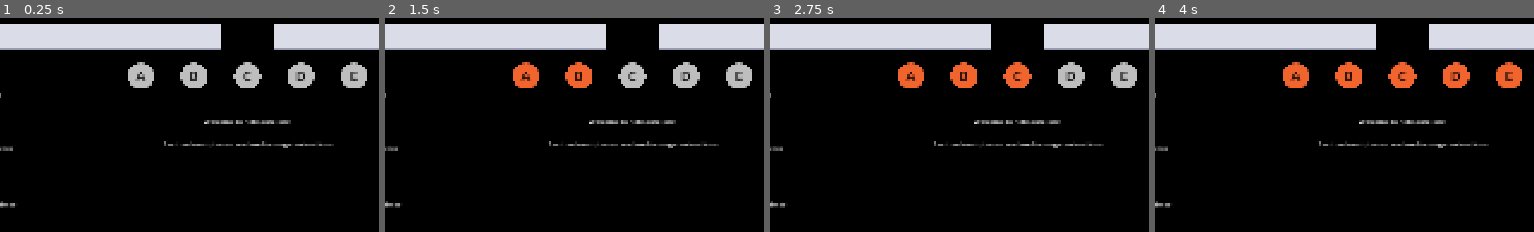
Above: before the commit, frames 1-4 (left to right).
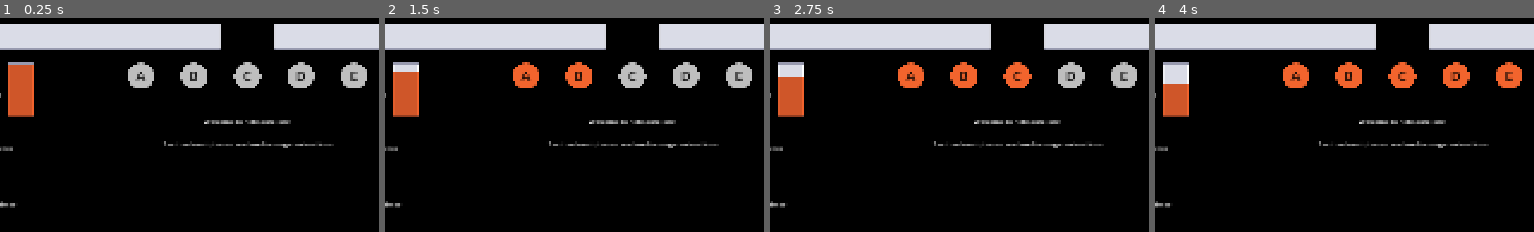
Above: after the commit, the same moments.

Repository: matthew-cavener/neb-control-score-calculator
Game: Godot game, scene res://scenes/main.tscn
Same seed, same stepped clock (60 frames per second), same inputs: the game is played once before the commit and once after it.
Inputs:
- Up to frame 1 (0.25 s): no input
- Up to frame 2 (1.5 s): click "A" at 0.5 s; click "B" at 1.25 s
- Up to frame 3 (2.75 s): click "C" at 2 s
- Up to frame 4 (4 s): click "D" at 2.75 s; click "E" at 3.5 s
The pictures show only the part of the screen within x 17-67%, y 0-50%; the shares and areas given below are measured in that part.

The runs differ from the first frame. In frame 1, 1.8% of the frame differs, in the area x 2-9%, y 20-47%; in frame 2, 1.8%; in frame 3, 1.8%; in frame 4, 1.8%.

Commit message:
add timer bar, refactor timer and button code

Diff:
--- a/godot/Events.gd
+++ b/godot/Events.gd
@@ -1,3 +1,8 @@
 extends Node
 
-signal _on_control_point_pressed(control_point: TextureButton)
+
+signal sync_timer_tick_score_button_pressed
+signal manual_score_tick_button_pressed
+signal timer_reset_button_pressed
+signal control_point_pressed(control_point: TextureButton)
+signal score_timer_timeout
--- a/godot/assets/kenney_ui-pack-space-expansion/Vector/Blue/bar_square_large_m.svg
+++ /dev/null
@@ -1,8 +0,0 @@
-<svg width="24" height="24" xmlns="http://www.w3.org/2000/svg" xmlns:xlink="http://www.w3.org/1999/xlink">
-  <defs/>
-  <g>
-    <path stroke="none" fill="#167DA8" d="M24 2 L0 2 0 0 24 0 24 2 M24 22 L24 24 0 24 0 22 24 22"/>
-    <path stroke="none" fill="#36BDF7" d="M24 22 L0 22 0 20 24 20 24 22 M24 2 L24 4 0 4 0 2 24 2"/>
-    <path stroke="none" fill="#1C9FD7" d="M0 4 L24 4 24 20 0 20 0 4"/>
-  </g>
-</svg>
--- a/godot/assets/kenney_ui-pack-space-expansion/Vector/Grey/bar_square_large_m.svg
+++ /dev/null
@@ -1,8 +0,0 @@
-<svg width="24" height="24" xmlns="http://www.w3.org/2000/svg" xmlns:xlink="http://www.w3.org/1999/xlink">
-  <defs/>
-  <g>
-    <path stroke="none" fill="#989AAF" d="M24 2 L0 2 0 0 24 0 24 2 M24 22 L24 24 0 24 0 22 24 22"/>
-    <path stroke="none" fill="#FFFFFF" d="M24 22 L0 22 0 20 24 20 24 22 M24 2 L24 4 0 4 0 2 24 2"/>
-    <path stroke="none" fill="#DADCE7" d="M0 4 L24 4 24 20 0 20 0 4"/>
-  </g>
-</svg>
--- /dev/null
+++ b/godot/assets/kenney_ui-pack-space-expansion/Vector/Grey/bar_square_large_square.svg
@@ -0,0 +1,8 @@
+<svg width="24" height="24" xmlns="http://www.w3.org/2000/svg" xmlns:xlink="http://www.w3.org/1999/xlink">
+  <defs/>
+  <g>
+    <path stroke="none" fill="#989AAF" d="M4 0 L20 0 Q24 0 24 4 L24 20 Q24 24 20 24 L4 24 Q0 24 0 20 L0 4 Q0 0 4 0 M20 2 L4 2 Q2 2 2 4 L2 20 Q2 22 4 22 L20 22 Q22 22 22 20 L22 4 Q22 2 20 2"/>
+    <path stroke="none" fill="#FFFFFF" d="M20 2 Q22 2 22 4 L22 20 Q22 22 20 22 L4 22 Q2 22 2 20 L2 4 Q2 2 4 2 L20 2 M4 4 L4 20 20 20 20 4 4 4"/>
+    <path stroke="none" fill="#DADCE7" d="M4 4 L20 4 20 20 4 20 4 4"/>
+  </g>
+</svg>
--- a/godot/assets/kenney_ui-pack-space-expansion/Vector/Red/bar_square_large_m.svg
+++ /dev/null
@@ -1,8 +0,0 @@
-<svg width="24" height="24" xmlns="http://www.w3.org/2000/svg" xmlns:xlink="http://www.w3.org/1999/xlink">
-  <defs/>
-  <g>
-    <path stroke="none" fill="#CD0B2A" d="M24 2 L0 2 0 0 24 0 24 2 M24 22 L24 24 0 24 0 22 24 22"/>
-    <path stroke="none" fill="#FF627B" d="M24 22 L0 22 0 20 24 20 24 22 M24 2 L24 4 0 4 0 2 24 2"/>
-    <path stroke="none" fill="#EE2747" d="M0 4 L24 4 24 20 0 20 0 4"/>
-  </g>
-</svg>
--- a/godot/project.godot
+++ b/godot/project.godot
@@ -17,6 +17,7 @@
 [autoload]
 
 Events="*res://Events.gd"
+Constants="*res://shared/constants.gd"
 
 [display]
 
--- a/godot/scenes/control_point.gd
+++ b/godot/scenes/control_point.gd
@@ -5,24 +5,21 @@
 @export var point_name = "A"
 @export var controlled_by = ControlledByTeam.NONE
 
-var red_rgb = Color(242.0/255.0, 100.0/255.0, 45.0/255.0, 1.0)
-var blue_rgb = Color(66.0/255.0, 93.0/255.0, 129.0/255.0, 1.0)
-
 func _ready() -> void:
     modulate = Color.GRAY
     add_to_group("neutral_point")
     $ControlPointLabel.text = point_name
 
 func _on_control_point_pressed() -> void:
-    Events.emit_signal("_on_control_point_pressed", self)
+    Events.emit_signal("control_point_pressed", self)
     match controlled_by:
         ControlledByTeam.NONE:
             controlled_by = ControlledByTeam.RED
-            self.modulate = red_rgb
+            self.modulate = Constants.RED_RGB
             add_to_group("red_point")
         ControlledByTeam.RED:
             controlled_by = ControlledByTeam.BLUE
-            self.modulate = blue_rgb
+            self.modulate = Constants.BLUE_RGB
             remove_from_group("red_point")
             add_to_group("blue_point")
         ControlledByTeam.BLUE:
--- a/godot/scenes/main.gd
+++ b/godot/scenes/main.gd
@@ -1,12 +1,6 @@
 extends Node2D
 
 
-const SCORE_TIMER_INTERVAL = 10.0
-const SCORE_PER_CAP_POINT = 2
-const CAPTURE_POINTS = 5
-
-
-var score_timer: Timer
 var projected_loser: String = ""
 var loser_caps_needed: int = 0
 var time_to_red_victory: float = 999999
@@ -27,12 +21,7 @@
 func _ready() -> void:
     $BlueTeamScore.text = str(0)
     $RedTeamScore.text = str(0)
-    score_timer = Timer.new()
-    score_timer.wait_time = SCORE_TIMER_INTERVAL
-    score_timer.one_shot = false
-    score_timer.timeout.connect(_on_score_timer_timeout)
-    add_child(score_timer)
-    score_timer.start()
+    Events.connect("score_timer_timeout", _on_score_timer_timeout)
 
 
 func calculate_score() -> void:
@@ -42,8 +31,8 @@
     var neutral_caps = get_tree().get_nodes_in_group("neutral_point")
     var red_score = int($RedTeamScore.text)
     var blue_score = int($BlueTeamScore.text)
-    red_score += SCORE_PER_CAP_POINT * red_caps.size()
-    blue_score += SCORE_PER_CAP_POINT * blue_caps.size()
+    red_score += Constants.SCORE_PER_CAP_POINT * red_caps.size()
+    blue_score += Constants.SCORE_PER_CAP_POINT * blue_caps.size()
 
     $RedTeamScore.text = str(red_score)
     $ProgressBarRed.texture_bar_fill_fraction = red_score / score_limit
@@ -54,7 +43,7 @@
     points_to_red_victory = score_limit - red_score
     points_to_blue_victory = score_limit - blue_score
 
-    for number_of_caps in range(1, CAPTURE_POINTS + 1):
+    for number_of_caps in range(1, Constants.CAPTURE_POINTS + 1):
         red_time_to_win = calculate_time_to_win(points_to_red_victory, number_of_caps)
         blue_time_to_win = calculate_time_to_win(points_to_blue_victory, number_of_caps)
         red_times_to_win[number_of_caps] = (red_time_to_win)
@@ -78,11 +67,11 @@
         loser_caps_needed = blue_caps_needed
 
     for key in red_times_to_win.keys():
-        if blue_times_to_win.has(CAPTURE_POINTS - key) and red_times_to_win[key] < blue_times_to_win[CAPTURE_POINTS - key]:
+        if blue_times_to_win.has(Constants.CAPTURE_POINTS - key) and red_times_to_win[key] < blue_times_to_win[Constants.CAPTURE_POINTS - key]:
             red_caps_needed = key
             break
     for key in blue_times_to_win.keys():
-        if red_times_to_win.has(CAPTURE_POINTS - key) and blue_times_to_win[key] < red_times_to_win[CAPTURE_POINTS - key]:
+        if red_times_to_win.has(Constants.CAPTURE_POINTS - key) and blue_times_to_win[key] < red_times_to_win[Constants.CAPTURE_POINTS - key]:
             blue_caps_needed = key
             break
 
@@ -114,8 +103,13 @@
 
 
 func calculate_time_to_win(points_to_victory: int, caps: int) -> float:
-    return (points_to_victory * SCORE_TIMER_INTERVAL) / (caps * SCORE_PER_CAP_POINT)
+    return (points_to_victory * Constants.SCORE_TIMER_INTERVAL) / (caps * Constants.SCORE_PER_CAP_POINT)
 
+# https://discord.com/channels/1091469366371029025/1091469367323152386/1353191485893246976
+# anyways can't you just solve 3(1000-x-x't)=2(1000-y-y't) for t, where x is the current points of the losing team, x' is the rate of points increase for the losing team, y/y' are the same for the winning team, and t represents time?
+# 1000-x-x't calculates the remaining score that team x needs to win at time t, and you need a 4:1 lead to win once the ratio of your remaining score to the enemy's remaining score becomes greater than 3:2
+# you also have to offset t by a minute since capturing an objective is not instantaneous, but im sure you can figure that part out
+# -- Lobster
 
 func calculate_time_before_extra_cap_needed(
     projected_loser: String,
@@ -127,9 +121,9 @@
     blue_caps_size: int
     ) -> float:
     if projected_loser == "Red":
-        return (blue_times_to_win[CAPTURE_POINTS - red_caps_needed] - red_times_to_win[red_caps_needed]) / ((SCORE_PER_CAP_POINT * 0.8) / red_caps_size)
+        return (blue_times_to_win[Constants.CAPTURE_POINTS - red_caps_needed] - red_times_to_win[red_caps_needed]) / ((Constants.SCORE_PER_CAP_POINT * 0.8) / red_caps_size)
     else:
-        return (red_times_to_win[CAPTURE_POINTS - blue_caps_needed] - blue_times_to_win[blue_caps_needed]) / ((SCORE_PER_CAP_POINT * 0.8) / blue_caps_size)
+        return (red_times_to_win[Constants.CAPTURE_POINTS - blue_caps_needed] - blue_times_to_win[blue_caps_needed]) / ((Constants.SCORE_PER_CAP_POINT * 0.8) / blue_caps_size)
 
 
 func convert_seconds_to_minutes_seconds(seconds: int) -> String:
@@ -138,26 +132,24 @@
     return str(minutes).pad_zeros(2) + ":" + str(remaining_seconds).pad_zeros(2)
 
 
+func format_times_to_win(times_to_win: Dictionary) -> String:
+    var formatted_string = ""
+    for key in times_to_win.keys():
+        formatted_string += "Caps: " + str(key) + " - Time: " + str(times_to_win[key]) + "\n"
+    return formatted_string
+
+
 func _on_score_timer_timeout() -> void:
-    print("score_timer timeout, calculating score")
     calculate_score()
 
 
 func _on_sync_timer_tick_score_button_pressed() -> void:
-    calculate_score()
-    score_timer.start()
-
-
-func _on_timer_reset_button_pressed() -> void:
-    score_timer.start()
+    Events.emit_signal("sync_timer_tick_score_button_pressed")
 
 
 func _on_manual_score_tick_button_pressed() -> void:
     calculate_score()
 
 
-func format_times_to_win(times_to_win: Dictionary) -> String:
-    var formatted_string = ""
-    for key in times_to_win.keys():
-        formatted_string += "Caps: " + str(key) + " - Time: " + str(times_to_win[key]) + "\n"
-    return formatted_string
+func _on_timer_reset_button_pressed() -> void:
+    Events.emit_signal("timer_reset_button_pressed")
--- a/godot/scenes/main.tscn
+++ b/godot/scenes/main.tscn
@@ -1,8 +1,9 @@
-[gd_scene load_steps=6 format=3 uid="uid://b0oikmo6jwhk5"]
+[gd_scene load_steps=7 format=3 uid="uid://b0oikmo6jwhk5"]
 
 [ext_resource type="PackedScene" uid="uid://kxq5qoceby11" path="res://scenes/control_point_bar.tscn" id="1_mxuch"]
 [ext_resource type="Script" uid="uid://cu045jqh1suqn" path="res://scenes/main.gd" id="1_rdj1o"]
 [ext_resource type="PackedScene" uid="uid://cu235283v7n2w" path="res://scenes/progress_bar.tscn" id="2_812s5"]
+[ext_resource type="PackedScene" uid="uid://ynkomokhdk67" path="res://scenes/timer_bar.tscn" id="2_tefeu"]
 [ext_resource type="Texture2D" uid="uid://bohay0jyb647v" path="res://assets/kenney_ui-pack-space-expansion/button_square_depth.svg" id="5_n5yif"]
 [ext_resource type="Texture2D" uid="uid://dv8xbwp2jtnwd" path="res://assets/kenney_ui-pack-space-expansion/panel_square_screws.svg" id="6_ijc56"]
 
@@ -13,6 +14,9 @@
 offset_right = 1920.0
 offset_bottom = 1080.0
 color = Color(0, 0, 0, 1)
+
+[node name="TimerBar" parent="." instance=ExtResource("2_tefeu")]
+position = Vector2(384, 128)
 
 [node name="TimeRemainingLineEdit" type="LineEdit" parent="."]
 visible = false
--- a/godot/scenes/progress_bar.gd
+++ b/godot/scenes/progress_bar.gd
@@ -1,23 +1,18 @@
 extends Node2D
 
-enum ColorOptions { RED, BLUE }
-
-@export var color = ColorOptions.RED
+@export var color = Constants.ColorOptions.RED
 @export var texture_bar_fill_fraction: float = 0.0
 
 @onready var texture_bar = $ProgressBarTextures
 
-var red_texture = load("res://assets/kenney_ui-pack-space-expansion/Vector/Red/bar_square_large_m.svg")
-var blue_texture = load("res://assets/kenney_ui-pack-space-expansion/Vector/Blue/bar_square_large_m.svg")
-
 func _ready() -> void:
     texture_bar.value = 0
     match color:
-        ColorOptions.RED:
-            texture_bar.texture_progress = red_texture
+        Constants.ColorOptions.RED:
+            texture_bar.tint_progress = Constants.RED_RGB
             texture_bar.fill_mode = texture_bar.FILL_LEFT_TO_RIGHT
-        ColorOptions.BLUE:
-            texture_bar.texture_progress = blue_texture
+        Constants.ColorOptions.BLUE:
+            texture_bar.tint_progress = Constants.BLUE_RGB
             texture_bar.fill_mode = texture_bar.FILL_RIGHT_TO_LEFT
 
 func _process(delta: float) -> void:
--- a/godot/scenes/progress_bar.tscn
+++ b/godot/scenes/progress_bar.tscn
@@ -1,8 +1,7 @@
-[gd_scene load_steps=4 format=3 uid="uid://cu235283v7n2w"]
+[gd_scene load_steps=3 format=3 uid="uid://cu235283v7n2w"]
 
 [ext_resource type="Script" uid="uid://ds7ffpum06foy" path="res://scenes/progress_bar.gd" id="1_tdb1i"]
-[ext_resource type="Texture2D" uid="uid://h6312v3bo8m6" path="res://assets/kenney_ui-pack-space-expansion/Vector/Grey/bar_square_large_m.svg" id="2_ojb0v"]
-[ext_resource type="Texture2D" uid="uid://cxwe1lc6r8le8" path="res://assets/kenney_ui-pack-space-expansion/Vector/Red/bar_square_large_m.svg" id="3_8njky"]
+[ext_resource type="Texture2D" uid="uid://c6wpgf3cobxg2" path="res://assets/kenney_ui-pack-space-expansion/Vector/Grey/bar_square_large_square.svg" id="2_8un81"]
 
 [node name="ProgressBar" type="Node2D"]
 script = ExtResource("1_tdb1i")
@@ -14,11 +13,13 @@
 offset_right = 640.0
 offset_bottom = 64.0
 grow_vertical = 2
+step = 0.0
 value = 38.0
 nine_patch_stretch = true
-stretch_margin_left = 12
-stretch_margin_top = 6
-stretch_margin_right = 12
-stretch_margin_bottom = 6
-texture_under = ExtResource("2_ojb0v")
-texture_progress = ExtResource("3_8njky")
+stretch_margin_left = 5
+stretch_margin_top = 5
+stretch_margin_right = 5
+stretch_margin_bottom = 5
+texture_under = ExtResource("2_8un81")
+texture_progress = ExtResource("2_8un81")
+tint_progress = Color(0.94902, 0.392157, 0.176471, 1)
--- /dev/null
+++ b/godot/scenes/timer_bar.gd
@@ -0,0 +1,31 @@
+extends Node2D
+
+@export var color = Constants.ColorOptions.RED
+@onready var progress_bar = $TextureProgressBar
+
+var score_tick_timer: Timer
+var timer_duration: float = Constants.SCORE_TIMER_INTERVAL
+
+func _ready():
+    Events.connect("sync_timer_tick_score_button_pressed", _on_sync_timer_tick_score_button_pressed)
+    Events.connect("timer_reset_button_pressed", _on_timer_reset_button_pressed)
+    score_tick_timer = Timer.new()
+    score_tick_timer.wait_time = timer_duration
+    score_tick_timer.one_shot = false
+    score_tick_timer.timeout.connect(func():
+        Events.emit_signal("score_timer_timeout")
+    )
+    add_child(score_tick_timer)
+    score_tick_timer.start()
+
+func _process(delta: float) -> void:
+    if not score_tick_timer.is_stopped():
+        var remaining_fraction = score_tick_timer.time_left / timer_duration
+        progress_bar.value = remaining_fraction * progress_bar.max_value
+
+func _on_sync_timer_tick_score_button_pressed() -> void:
+    Events.emit_signal("score_timer_timeout")
+    score_tick_timer.start()
+
+func _on_timer_reset_button_pressed() -> void:
+    score_tick_timer.start()
--- /dev/null
+++ b/godot/scenes/timer_bar.tscn
@@ -0,0 +1,22 @@
+[gd_scene load_steps=3 format=3 uid="uid://ynkomokhdk67"]
+
+[ext_resource type="Script" uid="uid://dmosvmcu55rie" path="res://scenes/timer_bar.gd" id="1_bv3jy"]
+[ext_resource type="Texture2D" uid="uid://c6wpgf3cobxg2" path="res://assets/kenney_ui-pack-space-expansion/Vector/Grey/bar_square_large_square.svg" id="2_y3b4w"]
+
+[node name="TimerBar" type="Node2D"]
+script = ExtResource("1_bv3jy")
+
+[node name="TextureProgressBar" type="TextureProgressBar" parent="."]
+offset_right = 64.0
+offset_bottom = 128.0
+step = 0.0
+value = 30.0
+fill_mode = 3
+nine_patch_stretch = true
+stretch_margin_left = 5
+stretch_margin_top = 5
+stretch_margin_right = 5
+stretch_margin_bottom = 5
+texture_under = ExtResource("2_y3b4w")
+texture_progress = ExtResource("2_y3b4w")
+tint_progress = Color(0.94902, 0.392157, 0.176471, 1)
--- /dev/null
+++ b/godot/shared/constants.gd
@@ -0,0 +1,10 @@
+extends Node
+
+enum ColorOptions { RED, BLUE }
+
+const SCORE_TIMER_INTERVAL = 10.0
+const SCORE_PER_CAP_POINT = 2
+const CAPTURE_POINTS = 5
+
+const RED_RGB = Color(242.0 / 255.0, 100.0 / 255.0, 45.0 / 255.0, 1.0)
+const BLUE_RGB = Color(66.0 / 255.0, 93.0 / 255.0, 129.0 / 255.0, 1.0)
Not shown, removed: godot/assets/kenney_ui-pack-space-expansion/Vector/Blue/bar_square_large_m.svg.import
Not shown, changed: godot/assets/kenney_ui-pack-space-expansion/Vector/Grey/bar_square_large_square.svg.import
Not shown, removed: godot/assets/kenney_ui-pack-space-expansion/Vector/Red/bar_square_large_m.svg.import
Not shown, changed: godot/export_presets.cfg
Not shown, added: godot/scenes/timer_bar.gd.uid
Not shown, added: godot/shared/constants.gd.uid
Not shown, added: derivation.png
